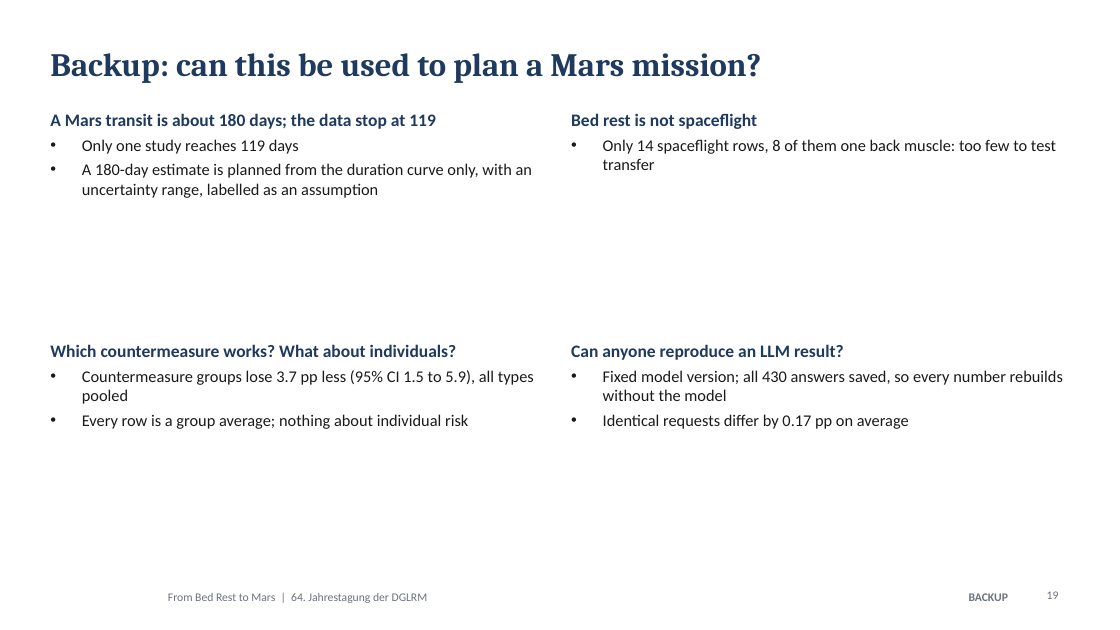
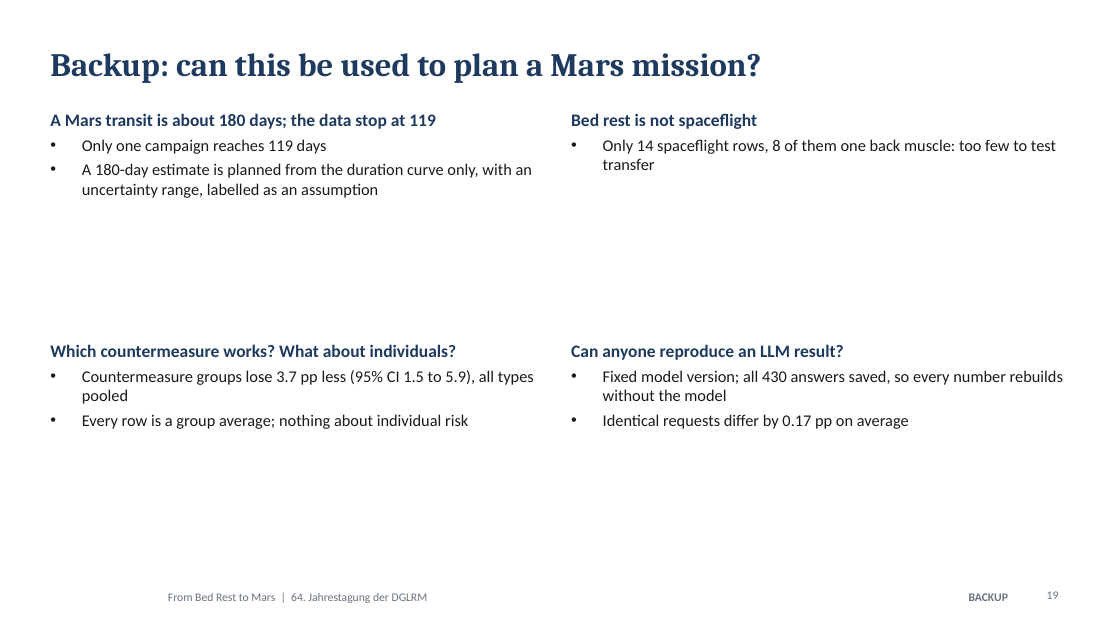
Before and after one commit to MiladBahariQaragoz/BedrestToMars, a slide deck: slide 19 of presentation/bed-rest-to-mars-talk.pptx. Drawn at 1120x630 pixels with LibreOffice and Linux fonts; fonts in the diff are those of the drawing; background and template pictures are left out. Boxes give left, top, right and bottom in pixels: in the first picture for what was removed or moved away, otherwise in the second. Text is boxed around its words. In the diff, an @@ line names an element or a change of style, - is before the commit and + after.

```diff
--- a/presentation/bed-rest-to-mars-talk.pptx
+++ b/presentation/bed-rest-to-mars-talk.pptx
@@ text at <box>82,139,327,154</box>: text changed @@
-• Only one study reaches 119 days
+• Only one campaign reaches 119 days
```
Also in this commit, not shown: 10 other slides changed, 3 other files.
